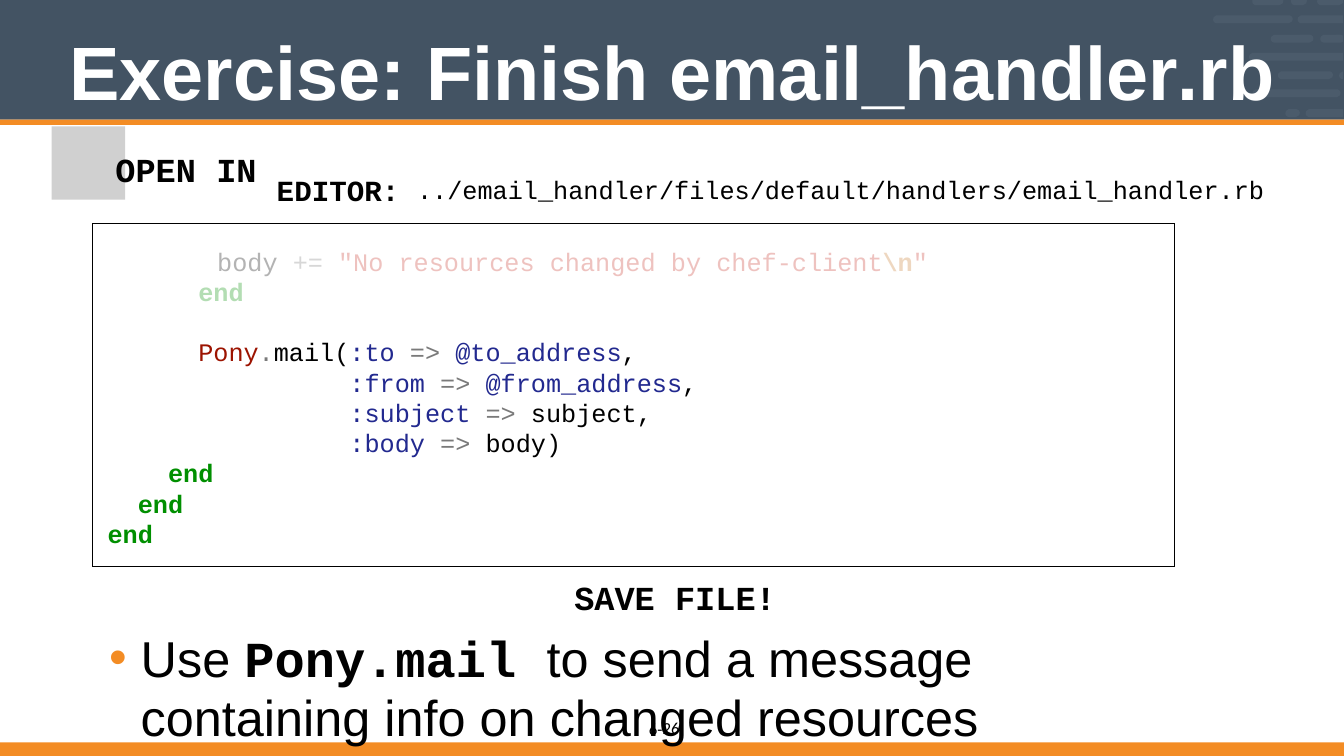
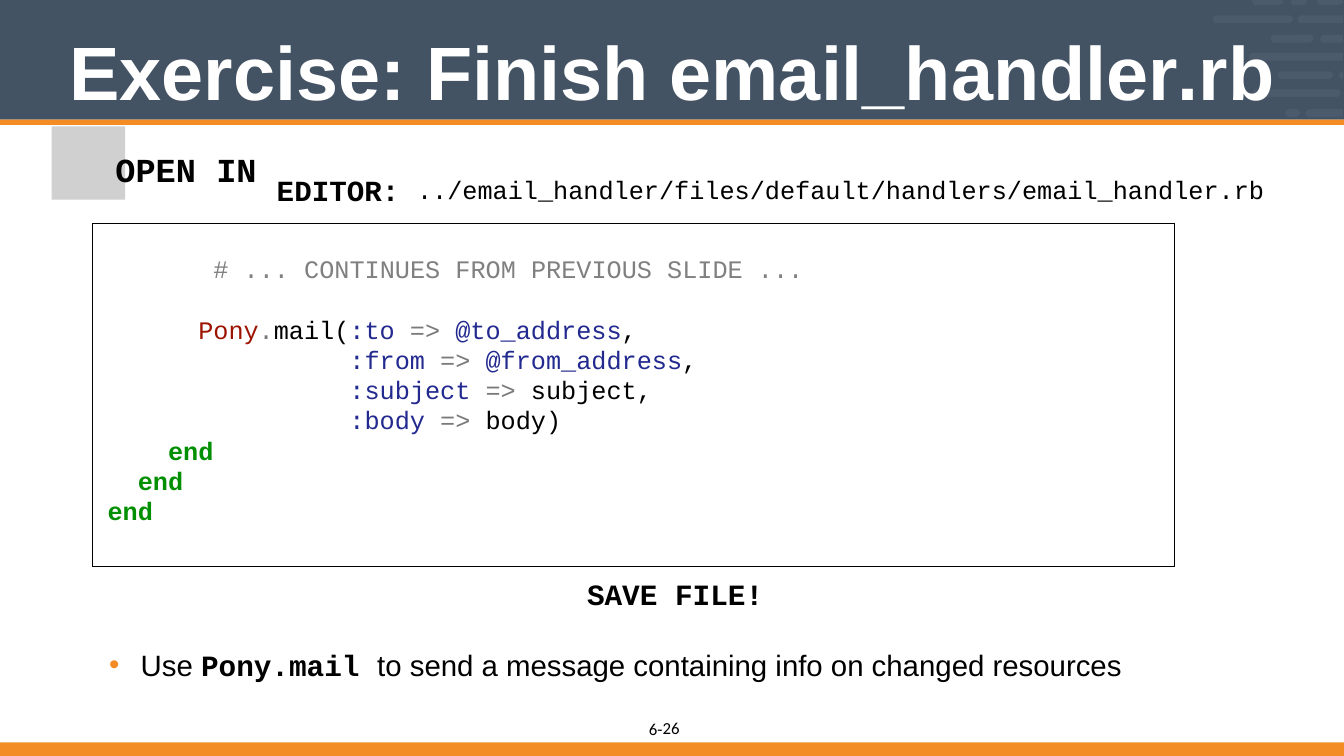
Before and after one commit to vinyar/chef-intermediate, a slide deck: slide 26 of 06-implementing_chef_handlers.pptx. Drawn at 1344x756 pixels with LibreOffice and Linux fonts; fonts in the diff are those of the drawing; grey boxes stand for pictures. Boxes give left, top, right and bottom in pixels: in the first picture for what was removed or moved away, otherwise in the second. Text is boxed around its words. In the diff, an @@ line names an element or a change of style, - is before the commit and + after.

```diff
--- a/06-implementing_chef_handlers.pptx
+++ b/06-implementing_chef_handlers.pptx
@@ freeform shape removed at (137,240,1025,321) @@
@@ text in freeform shape at (304,261,743,278): text changed; text colour #C9352B to #808080 @@
-body += "No resources changed by chef-client\n"
-end
+# ... CONTINUES FROM PREVIOUS SLIDE ...
@@ text "SAVE FILE!" at (141,585,1122,682): size 32 to 28 pt in "SAVE FILE!"; size 48 to 28 pt in "Use Pony.mail to send a message containing ..." @@
```
Also in this commit, not shown: 9 other slides changed.
